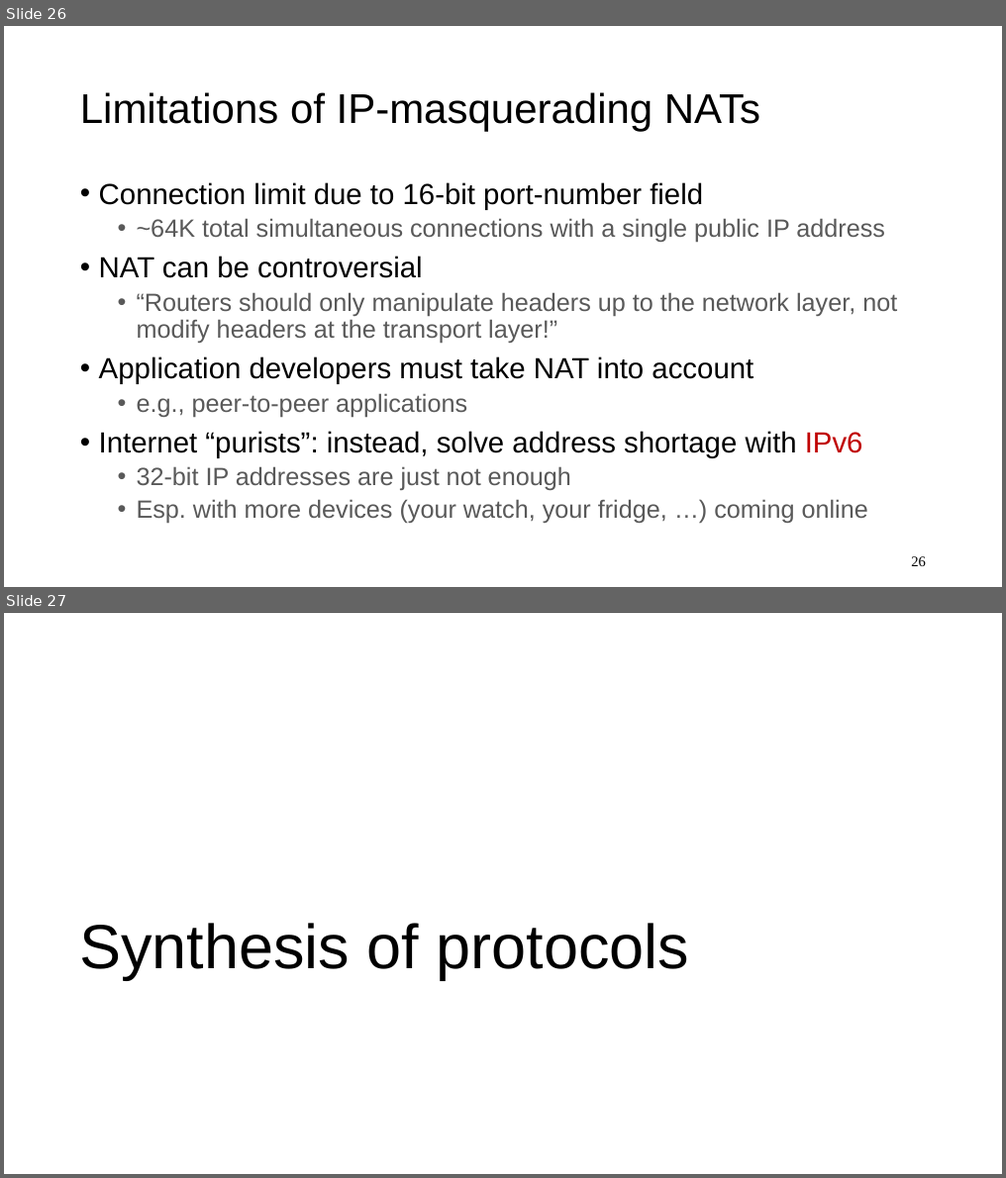
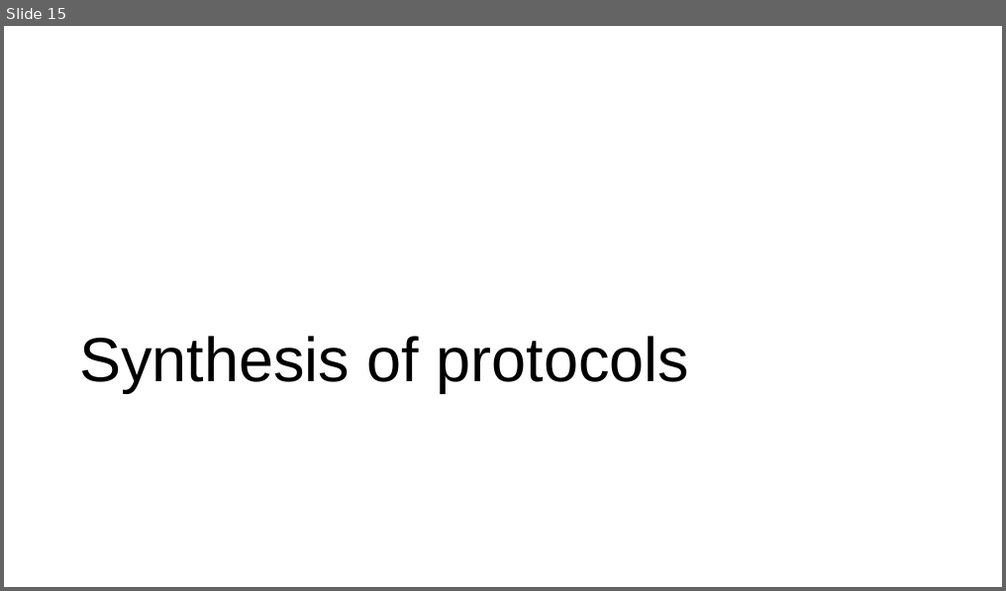
Before and after one commit to ngsrinivas/coursegen, a slide deck: ex/352-F24/staging/352-F24/lectures/26-net-routing-protocols.pptx. Shown one above the other, each under a label of ours: slides 26 and 27 before the commit, slide 15 after it. The pictures are 1006x1178 and 1006x591 pixels, drawn with LibreOffice and Linux fonts; fonts in the diff are those of the drawing. Boxes give left, top, right and bottom in pixels: in the first picture for what was removed or moved away, otherwise in the second. Text is boxed around its words. In the diff, an @@ line names an element or a change of style, - is before the commit and + after.

```diff
--- a/ex/352-F24/staging/352-F24/lectures/26-net-routing-protocols.pptx
+++ b/ex/352-F24/staging/352-F24/lectures/26-net-routing-protocols.pptx
@@ slide 26 removed at bbox=[4, 26, 1002, 587], background #FFFFFF @@
@@ title removed at bbox=[80, 92, 760, 132] @@
-Limitations of IP-masquerading NATs
@@ text removed at bbox=[99, 182, 897, 523] @@
-• Connection limit due to 16-bit port-number field
-  • ~64K total simultaneous connections with a single public IP address
-• NAT can be controversial
-  • “Routers should only manipulate headers up to the network layer, not modify headers at the transport layer!”
-• Application developers must take NAT into account
-  • e.g., peer-to-peer applications
-• Internet “purists”: instead, solve address shortage with IPv6
-  • 32-bit IP addresses are just not enough
-  • Esp. with more devices (your watch, your fridge, …) coming online
@@ page number removed at bbox=[911, 557, 926, 567] @@
-26
@@ what was slide 27 is now slide 15 @@
```
Also in this commit, not shown: 11 other slides removed, 1 other file.
